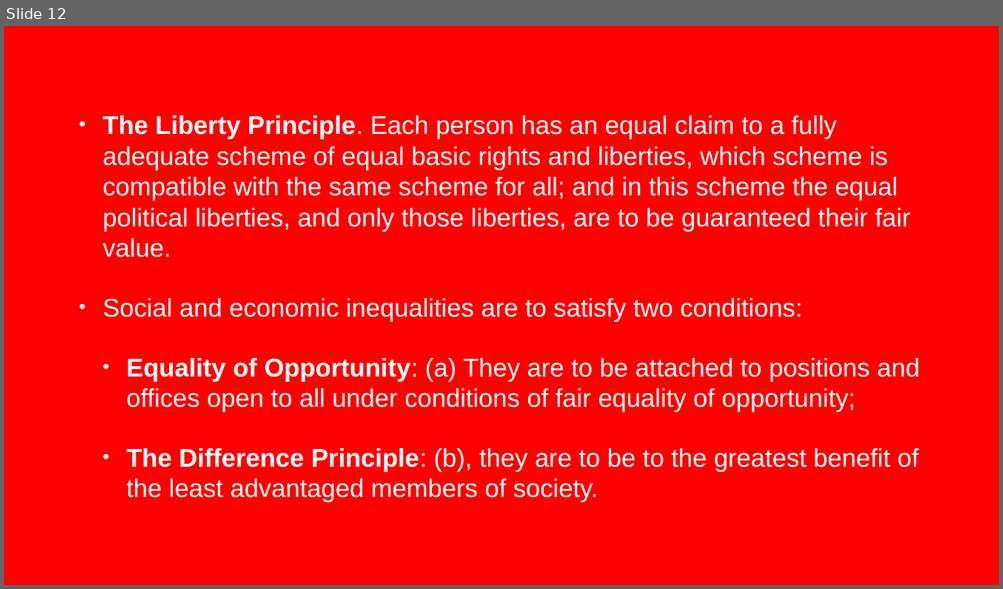
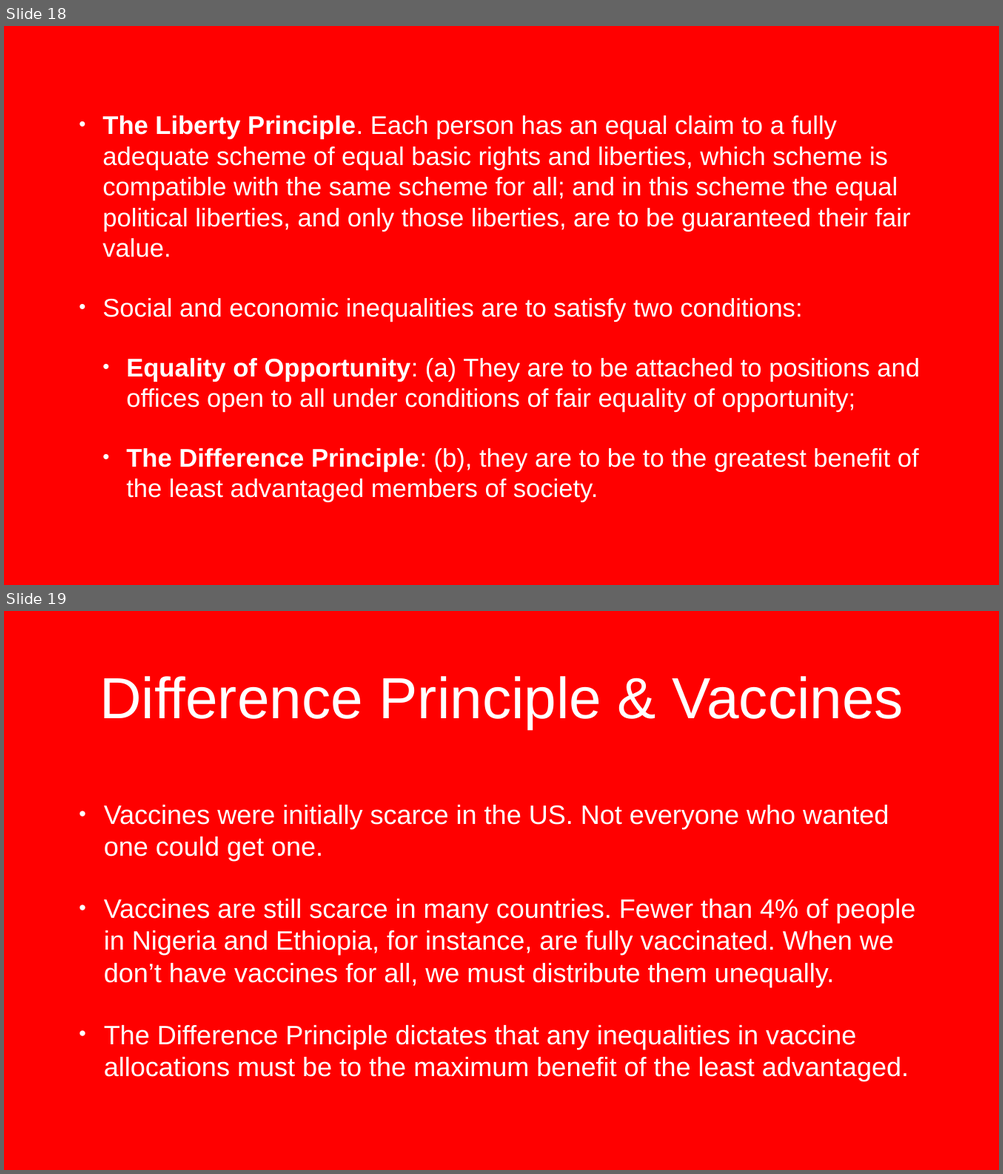
Before and after one commit to scoconno/scoconno.github.io, a slide deck: ethics/rawls/presentation.pptx. Shown one above the other, each under a label of ours: slide 12 before the commit, slides 18 and 19 after it. The pictures are 1003x589 and 1003x1174 pixels, drawn with LibreOffice and Linux fonts; fonts in the diff are those of the drawing; background and template pictures are left out. Boxes give left, top, right and bottom in pixels: in the first picture for what was removed or moved away, otherwise in the second. Text is boxed around its words. In the diff, an @@ line names an element or a change of style, - is before the commit and + after.

```diff
--- a/ethics/rawls/presentation.pptx
+++ b/ethics/rawls/presentation.pptx
@@ slide 19 added at <box>4,611,999,1170</box>, background picture (left out) @@
@@ title added at <box>99,676,903,729</box>, 112 pt, text #FFFFFF @@
+Difference Principle & Vaccines
@@ text added at <box>104,805,915,1082</box>, 51.5 pt, text #FFFFFF @@
+• Vaccines were initially scarce in the US. Not everyone who wanted one could get one.
+• Vaccines are still scarce in many countries. Fewer than 4% of people in Nigeria and Ethiopia, for instance, are fully vaccinated. When we don’t have vaccines for all, we must distribute them unequally.
+• The Difference Principle dictates that any inequalities in vaccine allocations must be to the maximum benefit of the least advantaged.
@@ what was slide 12 is now slide 18 @@
```
Also in this commit, not shown: 8 other slides added, 7 other files.
